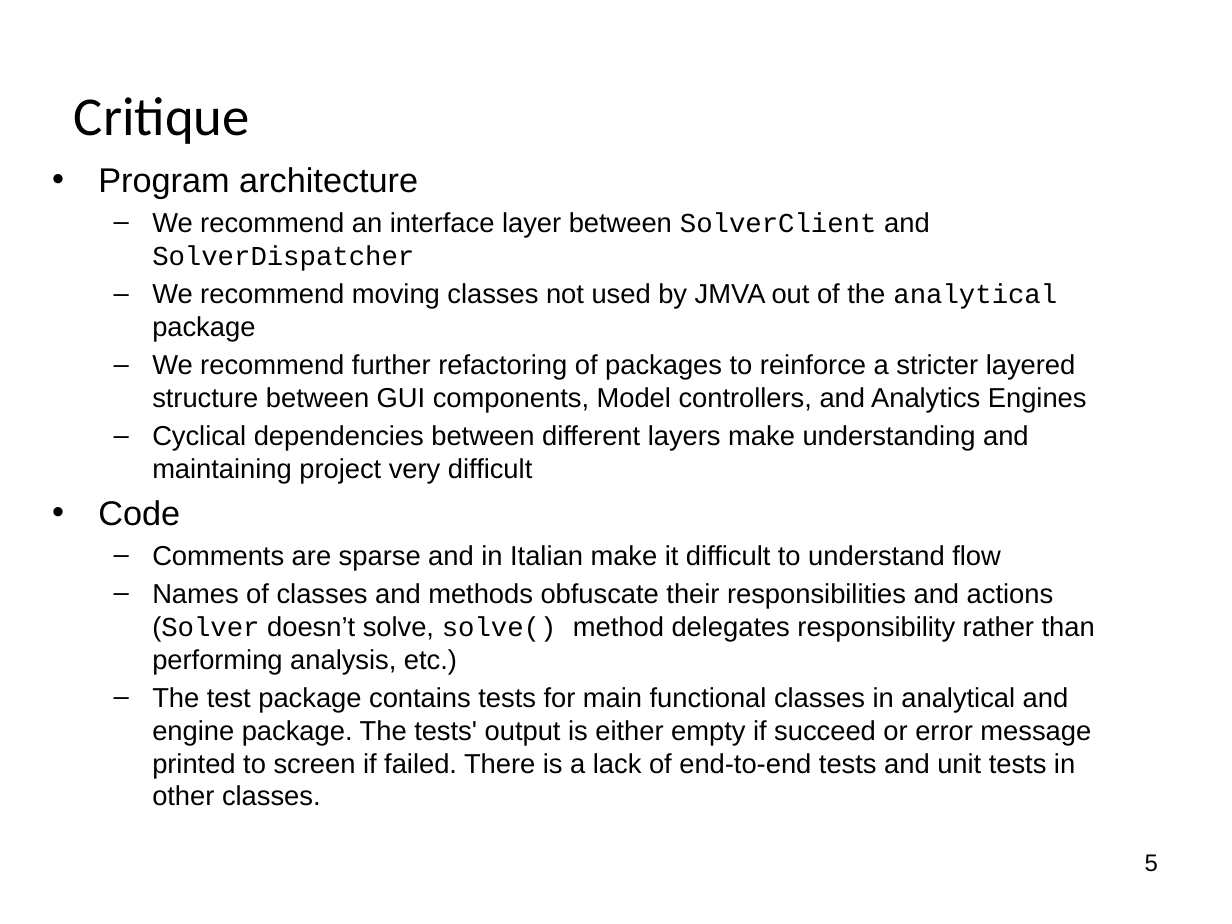
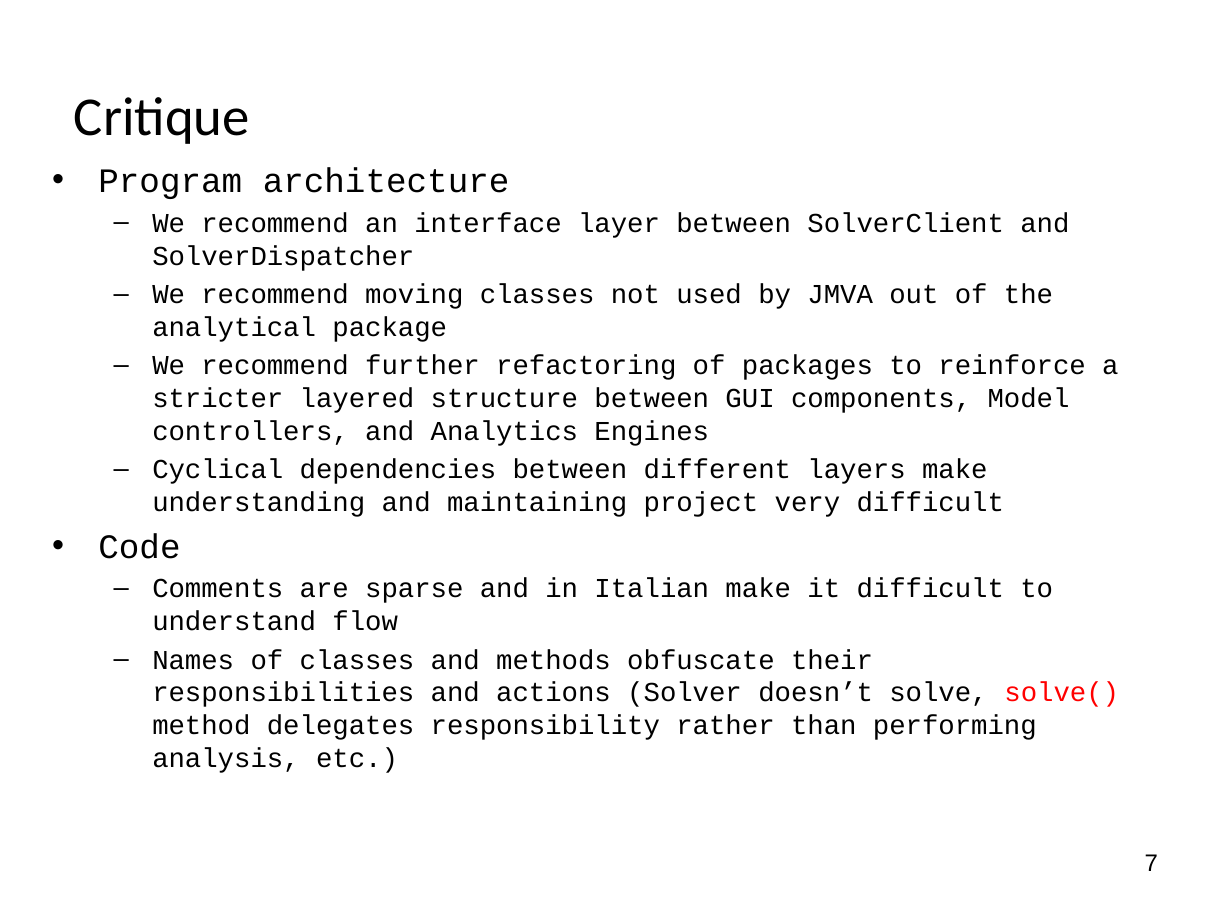
Before and after one commit to pavelgrib/SE_CW1, a slide deck: slide 8 of jmva_presentation.pptx. Drawn at 1232x924 pixels with LibreOffice and Linux fonts; fonts in the diff are those of the drawing; background and template pictures are left out. Boxes give left, top, right and bottom in pixels: in the first picture for what was removed or moved away, otherwise in the second. Text is boxed around its words. In the diff, an @@ line names an element or a change of style, - is before the commit and + after.

```diff
--- a/jmva_presentation.pptx
+++ b/jmva_presentation.pptx
@@ text "Program architecture" at <box>98,167,1119,773</box>: font Arial to Courier New; text colour #000000 to #FF0000 in "solve()" @@
@@ text at <box>152,687,1091,806</box>: paragraph removed @@
-  – The test package contains tests for main functional classes in analytical and engine package. The tests' output is either empty if succeed or error message printed to screen if failed. There is a lack of end-to-end tests and unit tests in other classes.
@@ text at <box>1145,854,1158,871</box>: text changed @@
-5
+7
```
Also in this commit, not shown: 8 other slides changed, 3 other files.
